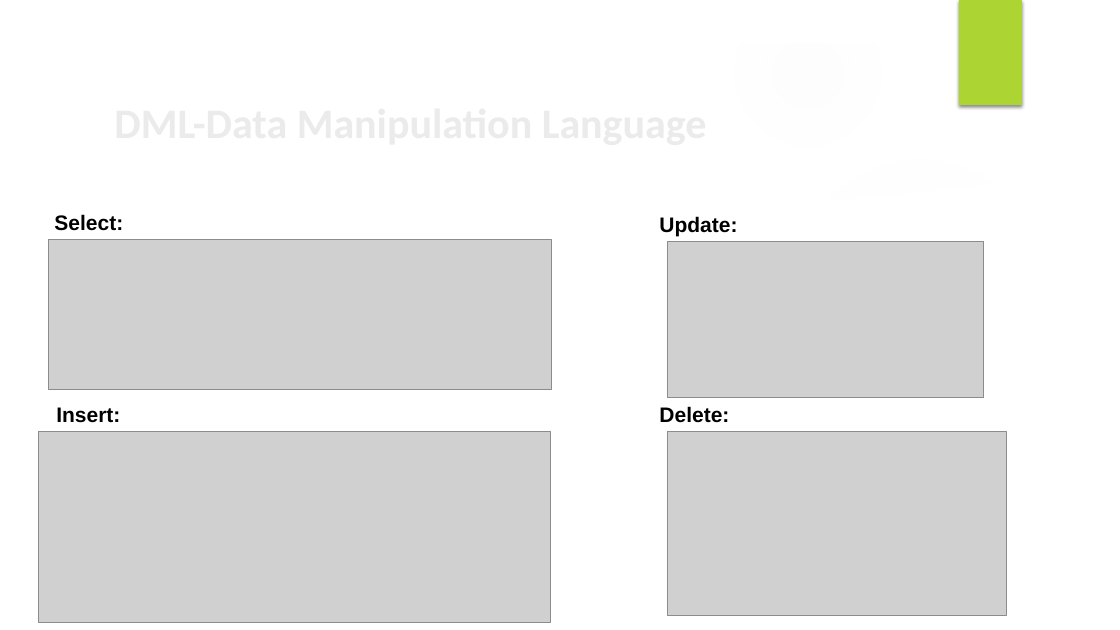
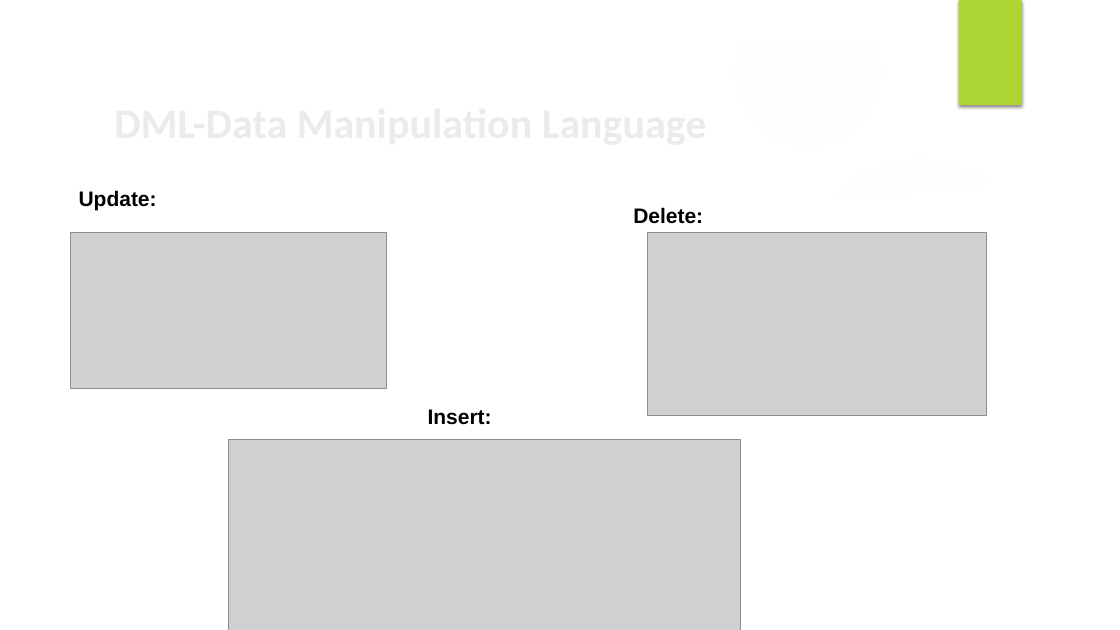
Before and after one commit to sakshikarale26/MySQL-Project, a slide deck: slide 6 of Blood Bank Management System ppt.pptx. Drawn at 1120x630 pixels with LibreOffice and Linux fonts; fonts in the diff are those of the drawing; grey boxes stand for pictures; background and template pictures are left out. Boxes give left, top, right and bottom in pixels: in the first picture for what was removed or moved away, otherwise in the second. Text is boxed around its words. In the diff, an @@ line names an element or a change of style, - is before the commit and + after.

```diff
--- a/Blood Bank Management System ppt.pptx
+++ b/Blood Bank Management System ppt.pptx
@@ text "Update:": place and size @@
-text "Update:" at [659,216,737,236]
+text "Update:" at [79,190,157,211]
@@ text "Delete:": place and size @@
-text "Delete:" at [659,406,729,423]
+text "Delete:" at [633,207,703,224]
@@ picture removed at [48,239,551,389] @@
@@ text removed at [54,214,123,231] @@
-Select:
@@ picture: place and size @@
-picture at [667,241,984,397]
+picture at [71,232,387,388]
@@ picture: place and size @@
-picture at [667,432,1006,616]
+picture at [648,232,986,416]
@@ text "Insert:": place and size @@
-text "Insert:" at [56,407,120,423]
+text "Insert:" at [428,409,492,425]
@@ picture: place and size @@
-picture at [39,432,551,623]
+picture at [229,439,741,630]
```
